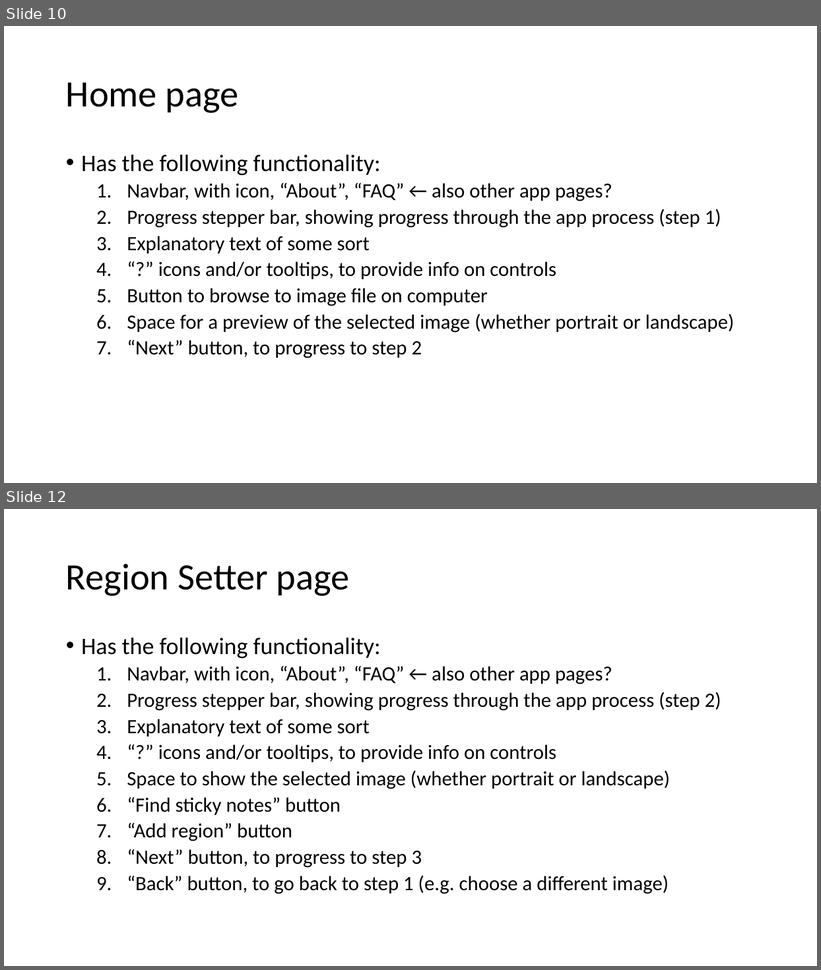
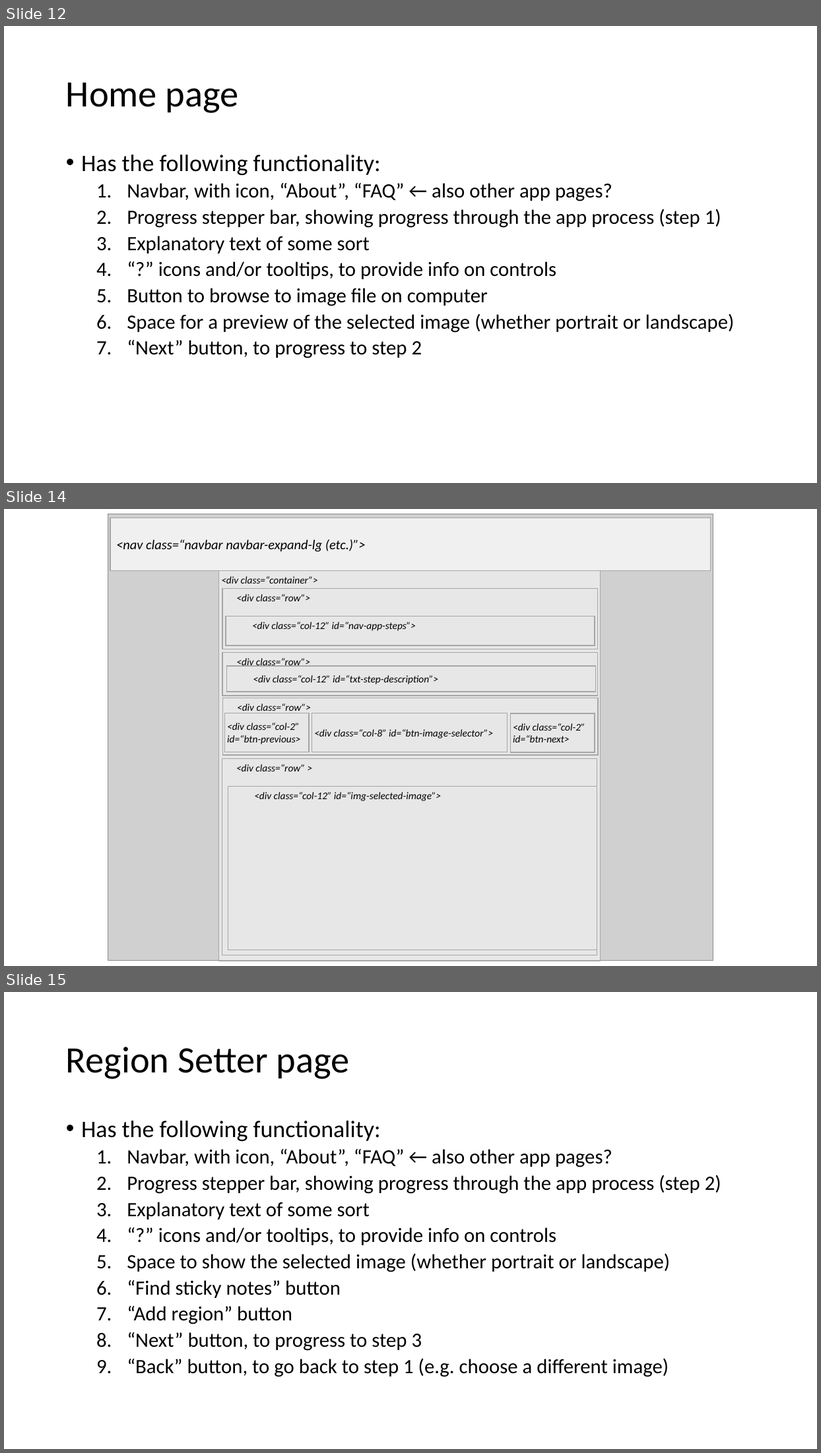
Before and after one commit to al-vincent/DesignThinkingToolset, a slide deck: documents/Design.pptx. Shown one above the other, each under a label of ours: slides 10 and 12 before the commit, slides 12, 14 and 15 after it; the slides between them are not shown. The pictures are 821x970 and 821x1453 pixels, drawn with LibreOffice and Linux fonts; fonts in the diff are those of the drawing; grey boxes stand for pictures. Boxes give left, top, right and bottom in pixels: in the first picture for what was removed or moved away, otherwise in the second. Text is boxed around its words. In the diff, an @@ line names an element or a change of style, - is before the commit and + after.

```diff
--- a/documents/Design.pptx
+++ b/documents/Design.pptx
@@ slide 14 added at bbox=[4, 509, 817, 966], background #FFFFFF @@
@@ picture added at bbox=[108, 514, 714, 962] @@
@@ rectangle added at bbox=[110, 518, 710, 571], fill #FFFFFF at 70% opacity, outline #A6A6A6 1 pt, 16 pt, text #000000, italic @@
+<nav class=“navbar navbar-expand-lg (etc.)”>
@@ rectangle added at bbox=[218, 570, 601, 961], fill #FFFFFF at 50% opacity, outline #A6A6A6 1 pt, 12 pt, text #000000, italic @@
+<div class=“container”>
@@ rectangle added at bbox=[222, 588, 597, 650], outline #A6A6A6 1 pt, 12 pt, text #000000, italic @@
+<div class=“row”>
@@ rectangle added at bbox=[226, 617, 595, 646], outline #A6A6A6 1 pt, 12 pt, text #000000, italic @@
+<div class=“col-12” id=“nav-app-steps”>
@@ rectangle added at bbox=[222, 653, 597, 696], outline #A6A6A6 1 pt, 12 pt, text #000000, italic @@
+<div class=“row”>
@@ rectangle added at bbox=[226, 666, 596, 692], outline #A6A6A6 1 pt, 12 pt, text #000000, italic @@
+<div class=“col-12” id=“txt-step-description”>
@@ rectangle added at bbox=[223, 698, 598, 755], outline #A6A6A6 1 pt, 12 pt, text #000000, italic @@
+<div class=“row”>
@@ rectangle added at bbox=[225, 714, 309, 753], outline #A6A6A6 1 pt, 12 pt, text #000000, italic @@
+<div class=“col-2” id=“btn-previous>
@@ rectangle added at bbox=[312, 714, 507, 753], outline #A6A6A6 1 pt, 12 pt, text #000000, italic @@
+<div class=“col-8” id=“btn-image-selector”>
@@ rectangle added at bbox=[511, 714, 595, 753], outline #A6A6A6 1 pt, 12 pt, text #000000, italic @@
+<div class=“col-2” id=“btn-next>
@@ rectangle added at bbox=[222, 759, 597, 956], outline #A6A6A6 1 pt, 12 pt, text #000000, italic @@
+<div class=“row” >
@@ rectangle added at bbox=[228, 787, 597, 951], outline #A6A6A6 1 pt, 12 pt, text #000000, italic @@
+<div class=“col-12” id=“img-selected-image”>
@@ what was slide 10 is now slide 12 @@
@@ what was slide 12 is now slide 15 @@
```
Also in this commit, not shown: 5 slides changed, 4 other slides added, 5 other files.
